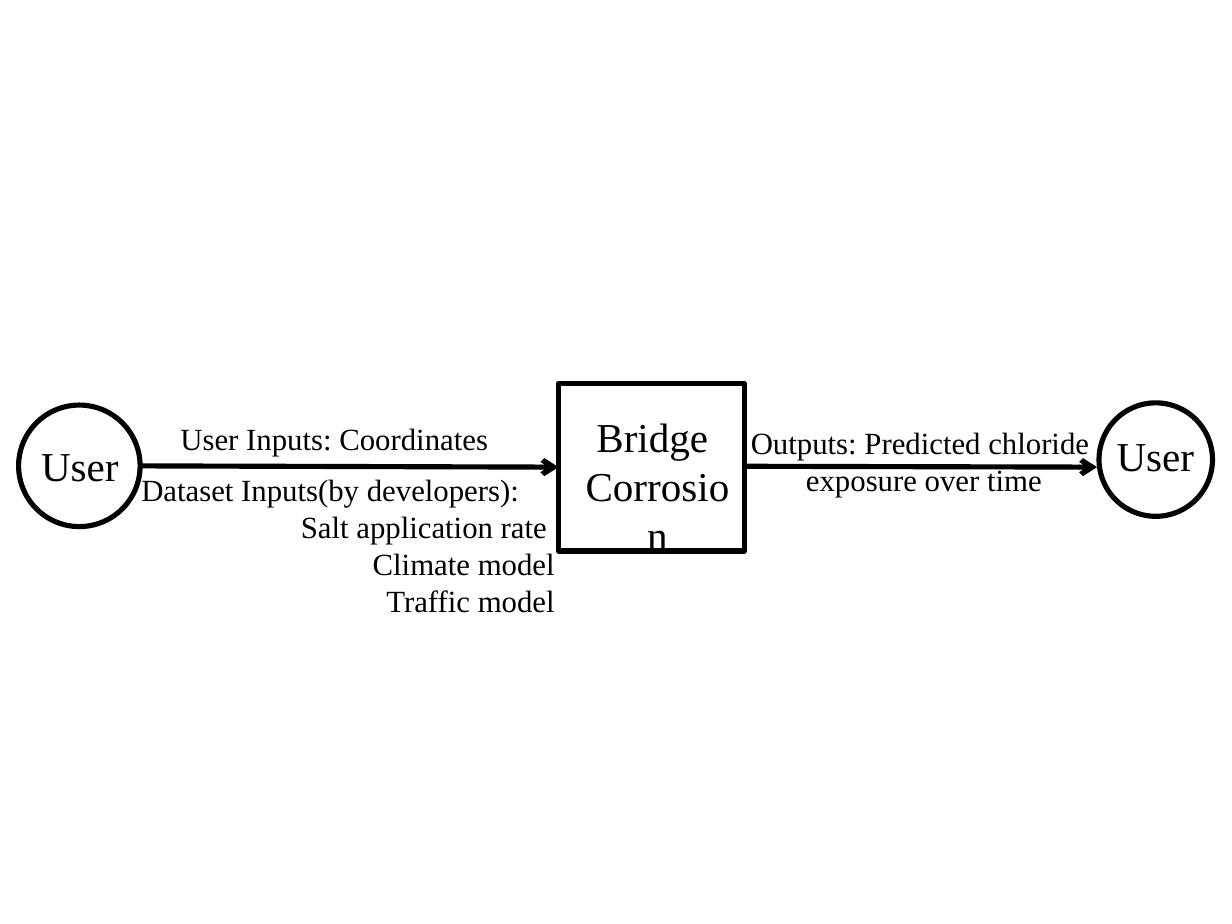
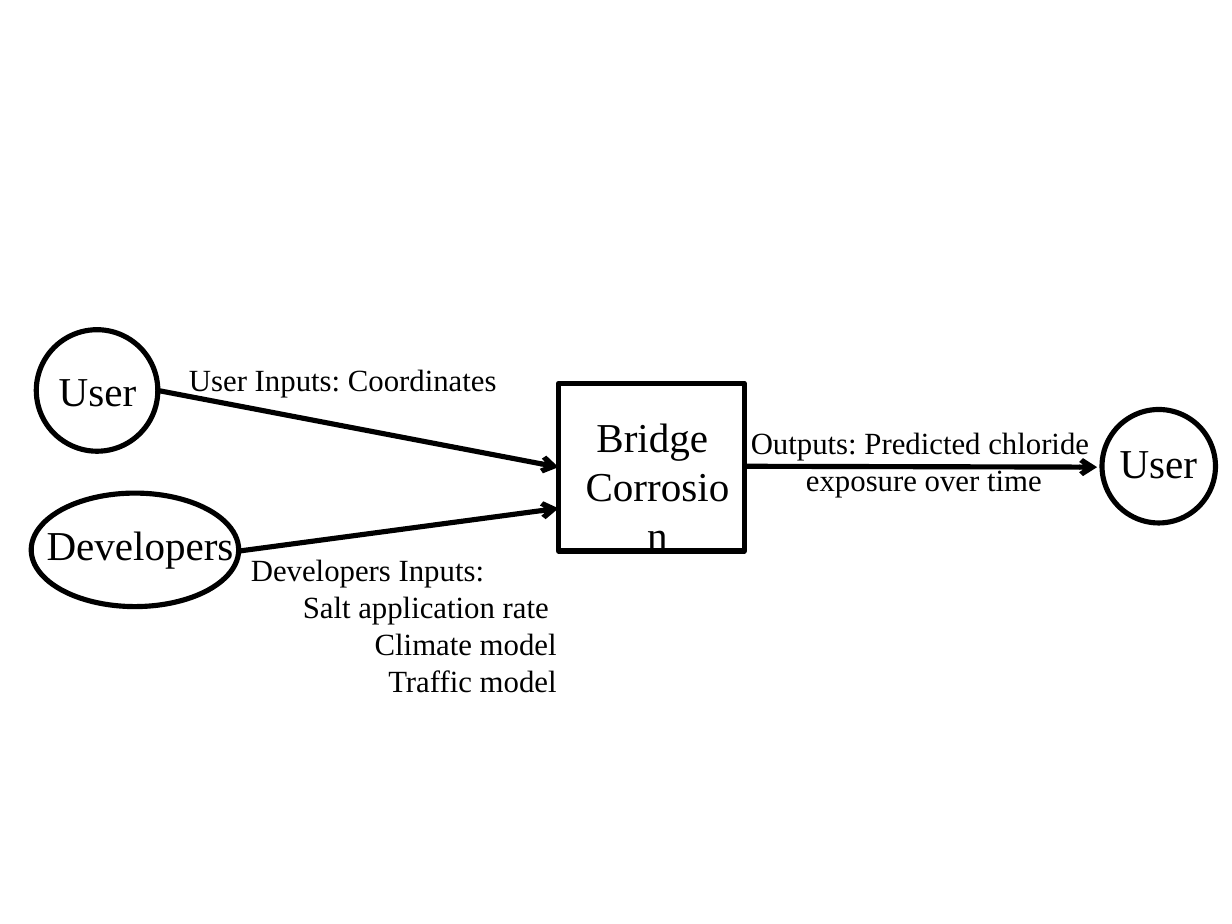
Before and after one commit to CynthiaLiu0805/BridgeChlorideExposurePredictor, a slide deck: slide 1 of docs/SRS/SystemContextFigure.pptx. Drawn at 1232x924 pixels with LibreOffice and Linux fonts; fonts in the diff are those of the drawing. Boxes give left, top, right and bottom in pixels: in the first picture for what was removed or moved away, otherwise in the second. Text is boxed around its words. In the diff, an @@ line names an element or a change of style, - is before the commit and + after.

```diff
--- a/docs/SRS/SystemContextFigure.pptx
+++ b/docs/SRS/SystemContextFigure.pptx
@@ ellipse: place and size @@
-ellipse at [18,405,140,527]
+ellipse at [36,330,158,452]
@@ text "User Inputs: Coordinates": place and size @@
-text "User Inputs: Coordinates" at [180,428,488,456]
+text "User Inputs: Coordinates" at [189,369,497,397]
@@ text "User": place and size @@
-text "User" at [41,454,119,482]
+text "User" at [59,379,137,407]
@@ arrow moved from (140, 466) - (558, 467) to (158, 391) - (558, 467) @@
@@ ellipse: place and size @@
-ellipse at [1099,403,1212,516]
+ellipse at [1103,409,1216,522]
@@ text "User": place and size @@
-text "User" at [1117,444,1195,472]
+text "User" at [1120,451,1198,479]
@@ ellipse added at [31,493,238,606], outline #000000 3 pt @@
@@ arrow added from (239, 551) to (558, 509), #000000 3 pt @@
@@ text added at [47,528,234,568], 24 pt, text #000000 @@
+Developers
@@ text "Developers Inputs:": place and size @@
-text "Developers Inputs:" at [141,477,555,613]
+text "Developers Inputs:" at [251,559,557,693]
@@ text at [251,559,484,587]: text changed @@
-Dataset Inputs(by developers):
+Developers Inputs:
```
Also in this commit, not shown: 3 other files.
